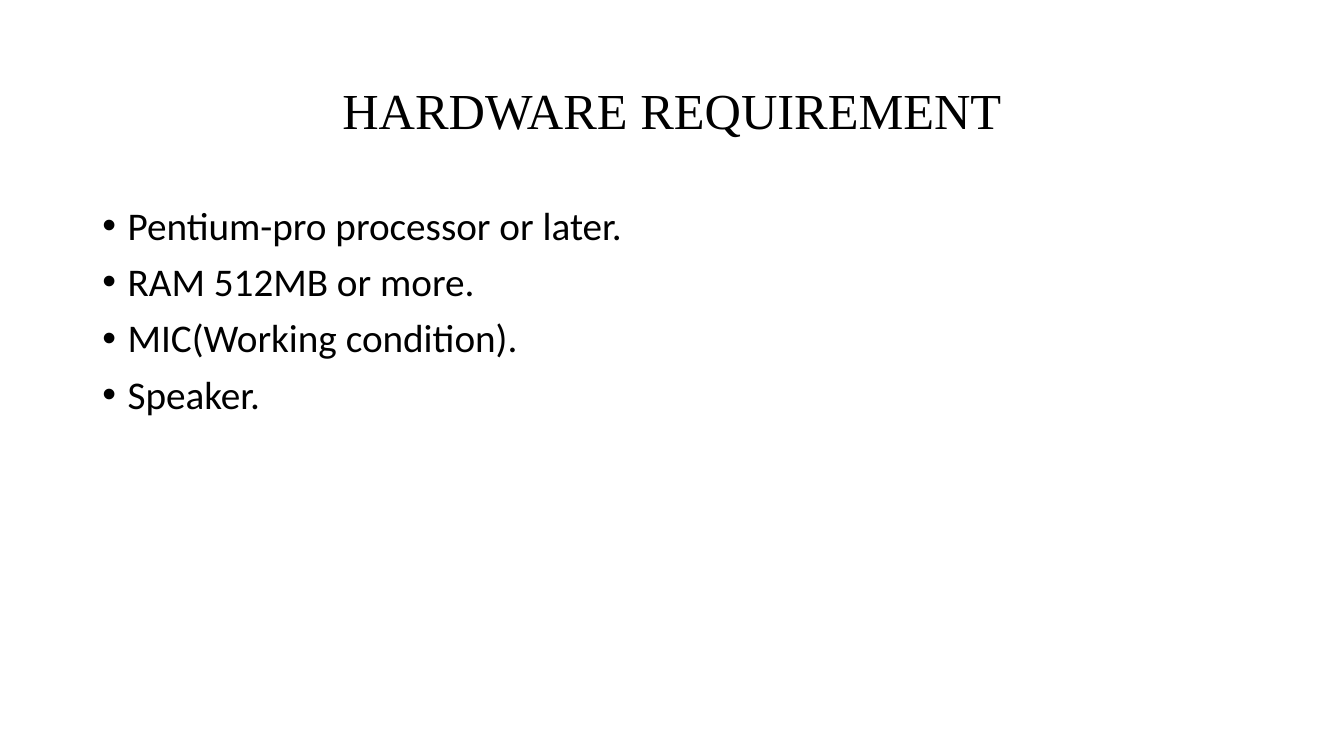
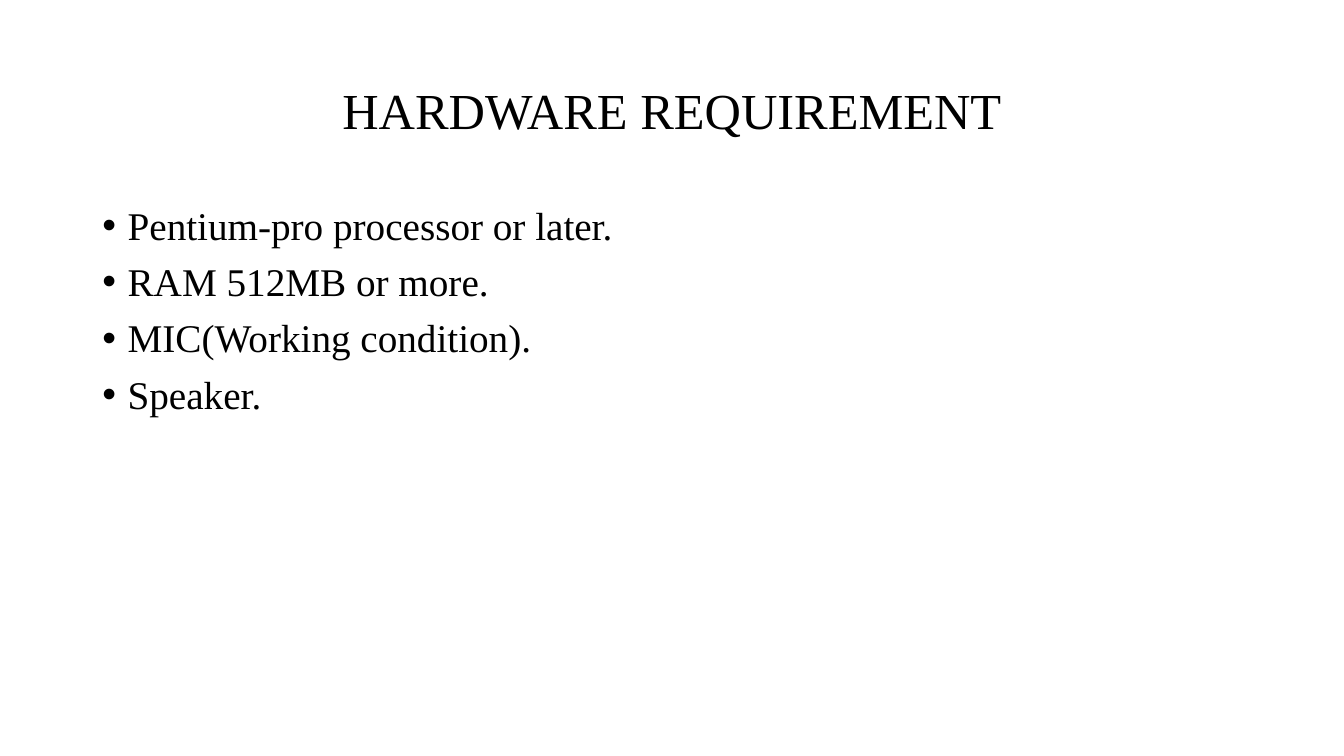
Before and after one commit to yogesh2104/miniProject, a slide deck: slide 6 of Documentation/DESKTOP PERSONAL ASSISTANT.pptx. Drawn at 1344x756 pixels with LibreOffice and Linux fonts; fonts in the diff are those of the drawing. Boxes give left, top, right and bottom in pixels: in the first picture for what was removed or moved away, otherwise in the second. Text is boxed around its words. In the diff, an @@ line names an element or a change of style, - is before the commit and + after.

```diff
--- a/Documentation/DESKTOP PERSONAL ASSISTANT.pptx
+++ b/Documentation/DESKTOP PERSONAL ASSISTANT.pptx
@@ text "Pentium-pro processor or later." at box(128, 212, 612, 416): font Calibri to Times New Roman @@
```
Also in this commit, not shown: 6 other slides changed, 1 slide added, 1 other file.
